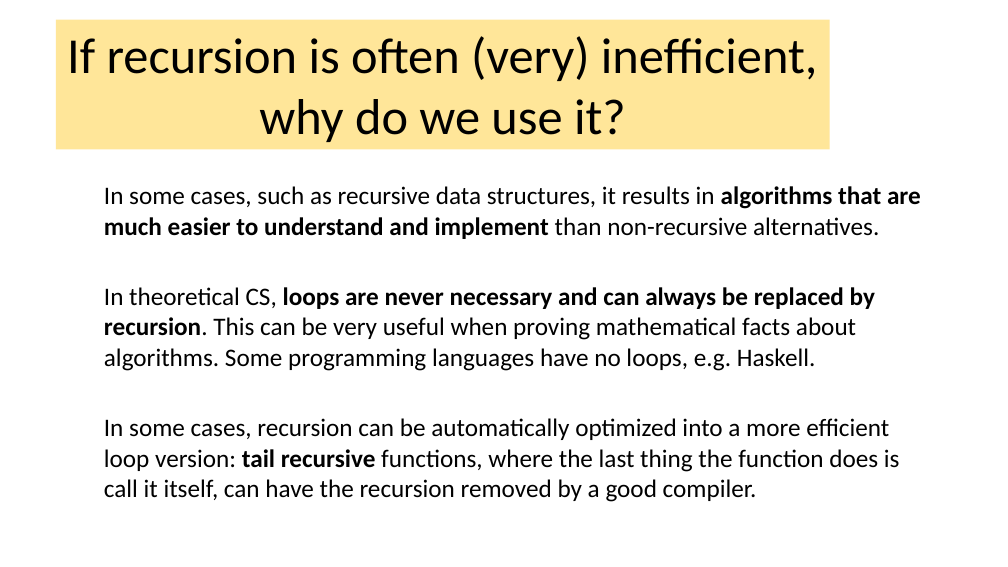
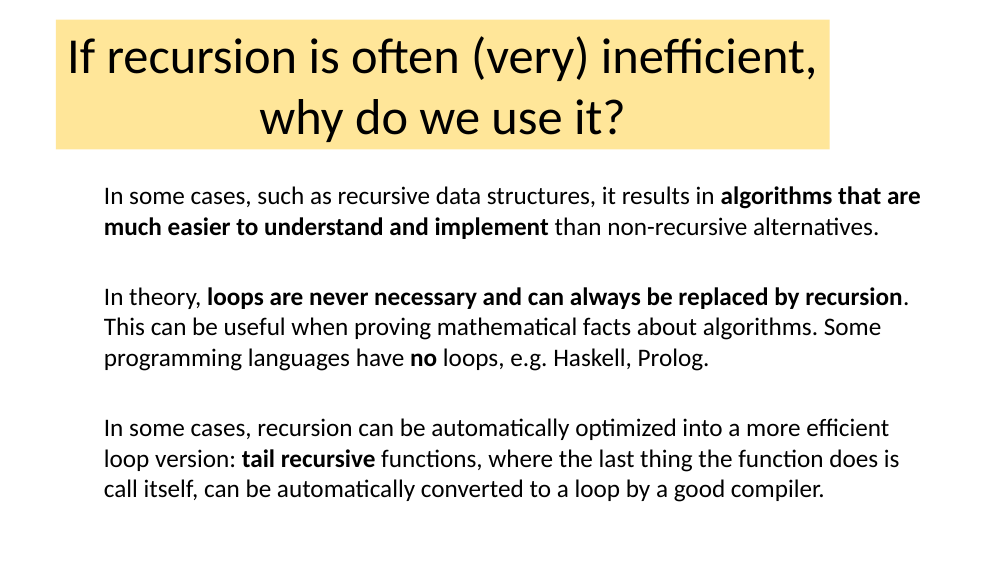
Before and after one commit to tjd1234/cmpt225fall2023, a slide deck: slide 29 of lecture_notes/week1/week1_intro.pptx (slide 28 before the commit). Drawn at 1008x567 pixels with LibreOffice and Linux fonts; fonts in the diff are those of the drawing. Boxes give left, top, right and bottom in pixels: in the first picture for what was removed or moved away, otherwise in the second. Text is boxed around its words. In the diff, an @@ line names an element or a change of style, - is before the commit and + after.

```diff
--- a/lecture_notes/week1/week1_intro.pptx
+++ b/lecture_notes/week1/week1_intro.pptx
@@ text at [104, 287, 909, 371]: text changed @@
-In theoretical CS, loops are never necessary and can always be replaced by
-recursion. This can be very useful when proving mathematical facts about
-algorithms. Some programming languages have no loops, e.g. Haskell.
+In theory, loops are never necessary and can always be replaced by recursion.
+This can be useful when proving mathematical facts about algorithms. Some
+programming languages have no loops, e.g. Haskell, Prolog.
@@ text at [104, 418, 900, 502]: text changed @@
-In some cases, recursion can be automatically optimized into a more efficient
-loop version: tail recursive functions, where the last thing the function does is
-call it itself, can have the recursion removed by a good compiler.
+In some cases, recursion can be automatically optimized into a more efficient
+loop version: tail recursive functions, where the last thing the function does is
+call itself, can be automatically converted to a loop by a good compiler.
```
Also in this commit, not shown: 8 other slides changed, 2 slides added, 1 slide removed, 1 other file.
